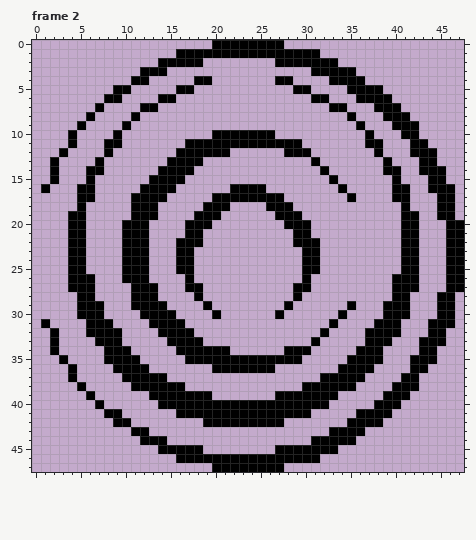
Pixel-art file -- sprites/spiral.aseprite. Above is the file before it was changed.
48x48 pixels, 4 frames. Shown: frame 2.
New version:
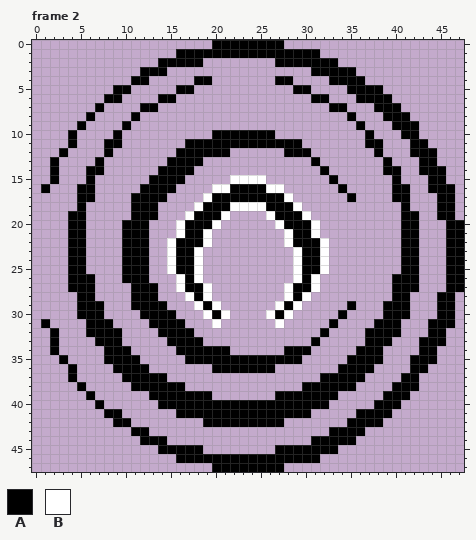
Palette (. is transparent): A #000000  B #ffffff
Changes in this commit:
Frame 2, layer "4":
Colour B is added in row 15 at x 22 to 25; in row 16 at x 20 to 21 and 26 to 27; in row 17 at x 19 and 28; in row 18 at x 18, 22 to 25 and 29; in row 19 at x 17, 21, 26 and 30; in row 20 at x 16, 20, 27 and 31.
Colour B is added in row 21 at x 16, 19, 28 and 31; in row 22 at x 15, 19, 28 and 32; in rows 23 to 25 at x 15, 18, 29 and 32; in row 26 at x 16, 18, 29 and 31; in row 27 at x 16, 19, 28 and 31; in row 28 at x 17, 19, 28 and 30.
Colour B is added in row 29 at x 18, 20, 27 and 29; in row 30 at x 19, 21, 26 and 28; in row 31 at x 20 and 27.
Where, in picture pixels (left, top, right, bottom), the same in both pictures:
added: (167, 175, 329, 328)
